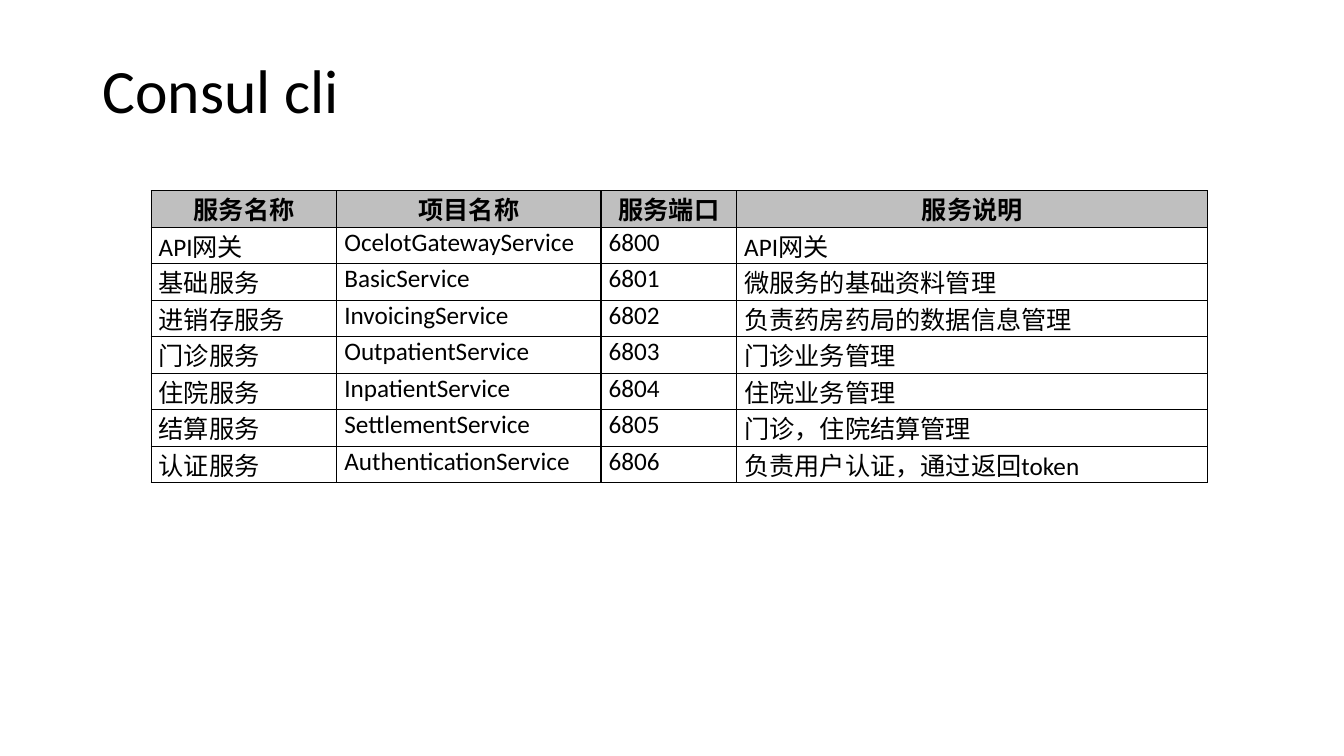
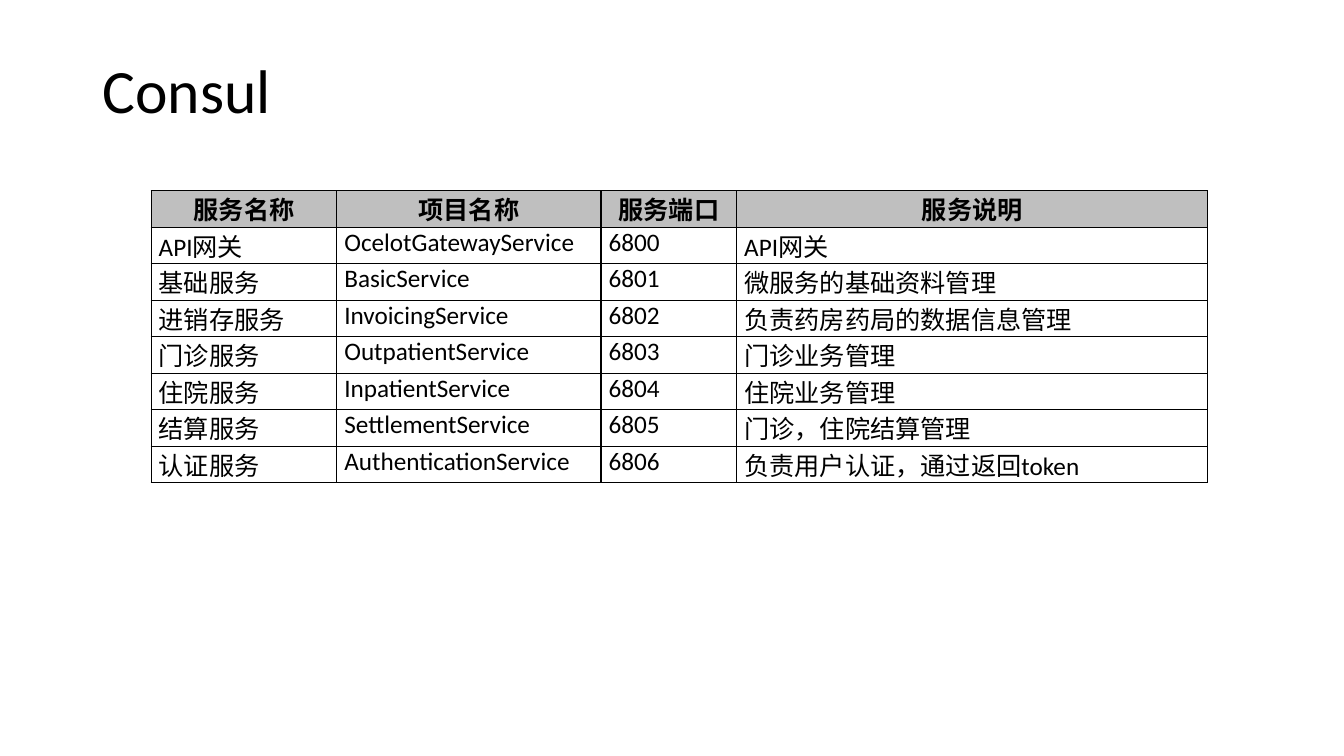
Before and after one commit to axzxs2001/HisMicroserviceSample, a slide deck: slide 19 of HisMicroserviceSample/Doc/基于.net core微服务.pptx. Drawn at 1344x756 pixels with LibreOffice and Linux fonts; fonts in the diff are those of the drawing; background and template pictures are left out. Boxes give left, top, right and bottom in pixels: in the first picture for what was removed or moved away, otherwise in the second. Text is boxed around its words. In the diff, an @@ line names an element or a change of style, - is before the commit and + after.

```diff
--- a/HisMicroserviceSample/Doc/基于.net core微服务.pptx
+++ b/HisMicroserviceSample/Doc/基于.net core微服务.pptx
@@ title at (x1=102, y1=70, x2=270, y2=114): text changed @@
-Consul cli
+Consul
```
Also in this commit, not shown: 4 other slides changed, 7 other files.
